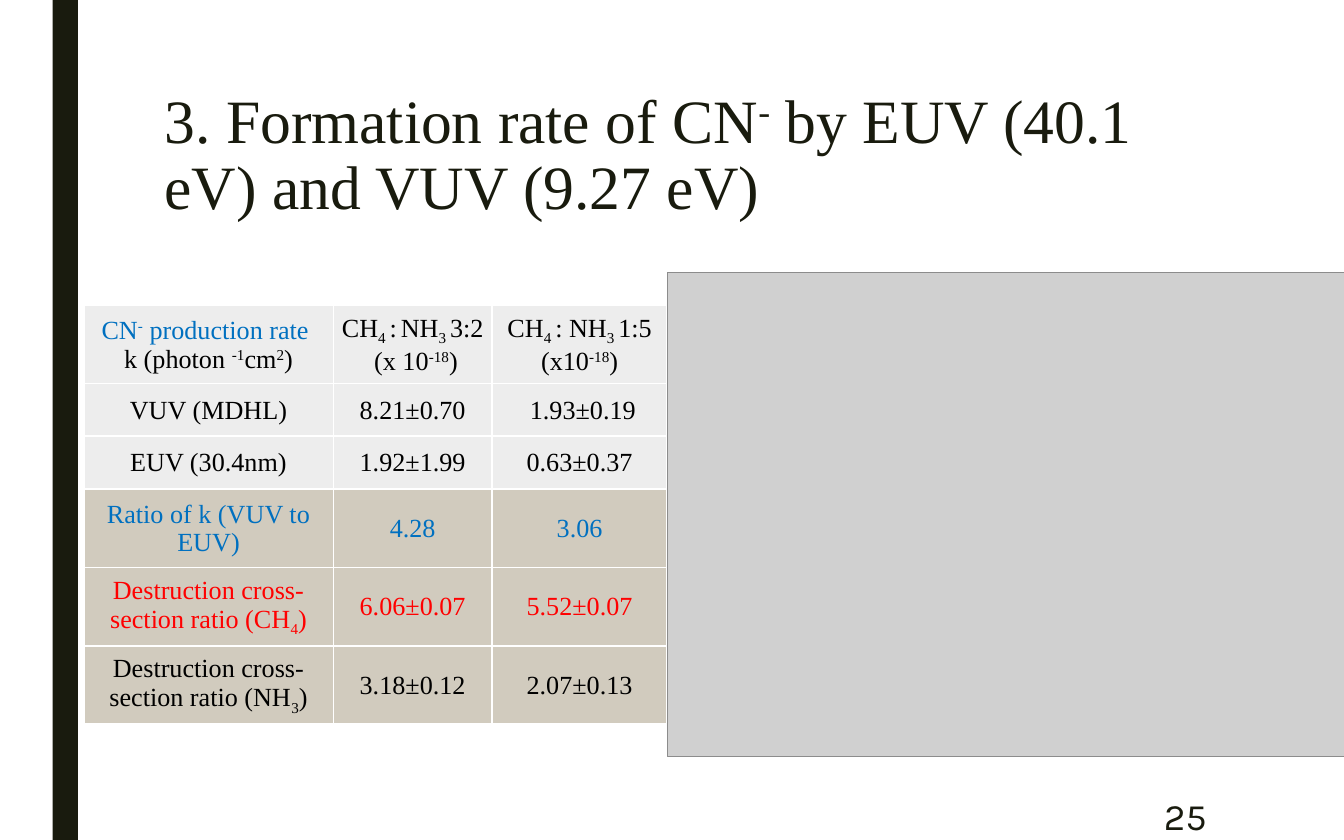
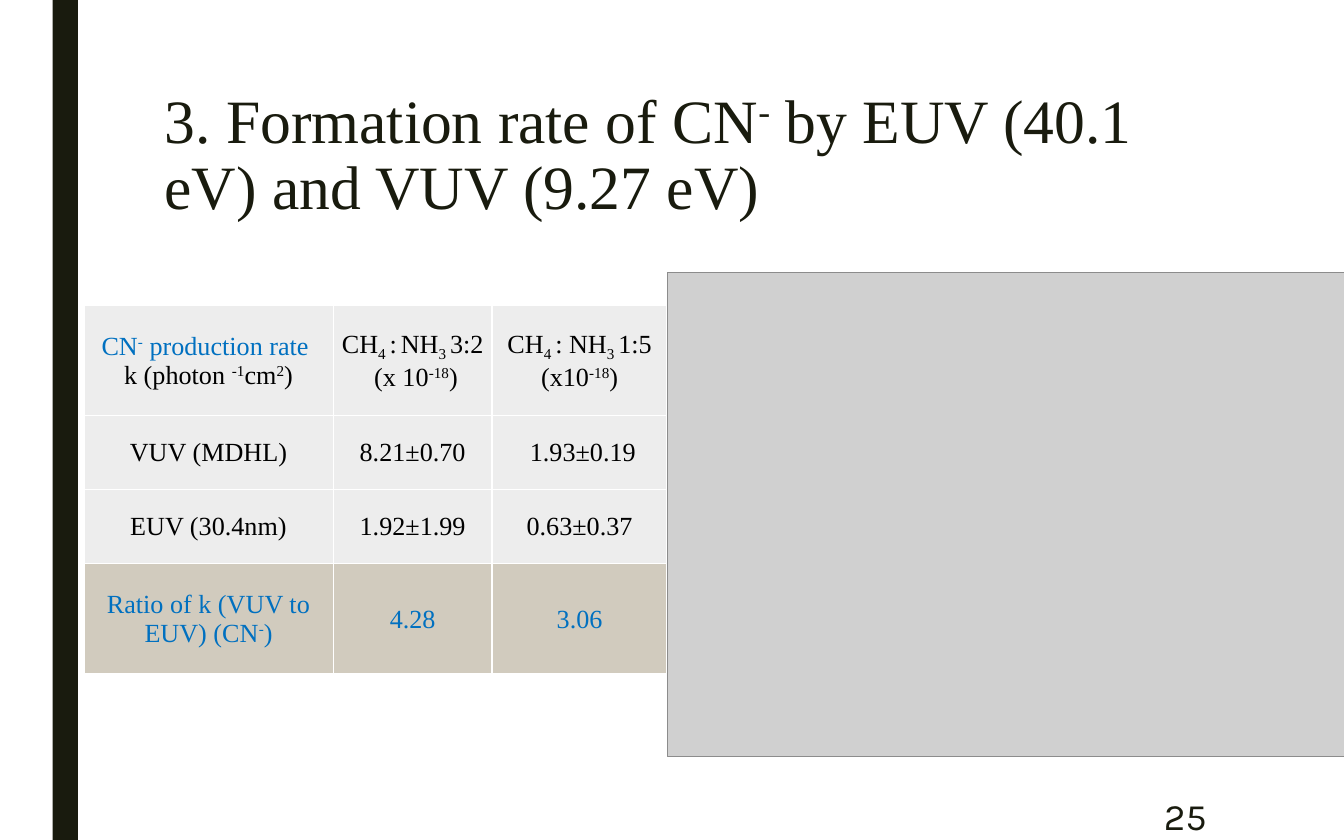
Before and after one commit to samuello1228/lily, a slide deck: slide 25 of doc/VUV and EUV irradiation of CH4 + NH3.pptx. Drawn at 1344x840 pixels with LibreOffice and Linux fonts; fonts in the diff are those of the drawing; grey boxes stand for pictures. Boxes give left, top, right and bottom in pixels: in the first picture for what was removed or moved away, otherwise in the second. Text is boxed around its words. In the diff, an @@ line names an element or a change of style, - is before the commit and + after.

```diff
--- a/doc/VUV and EUV irradiation of CH4 + NH3.pptx
+++ b/doc/VUV and EUV irradiation of CH4 + NH3.pptx
@@ table at [83,305,667,673] @@
-row 4: Ratio of k (VUV to EUV) | 4.28 | 3.06
-row 5: Destruction cross-section ratio (CH4) | 6.06±0.07 | 5.52±0.07
-row 6: Destruction cross-section ratio (NH3) | 3.18±0.12 | 2.07±0.13
+row 4: Ratio of k (VUV to EUV) (CN-) | 4.28 | 3.06
```
Also in this commit, not shown: 1 slide added, 1 other file.
